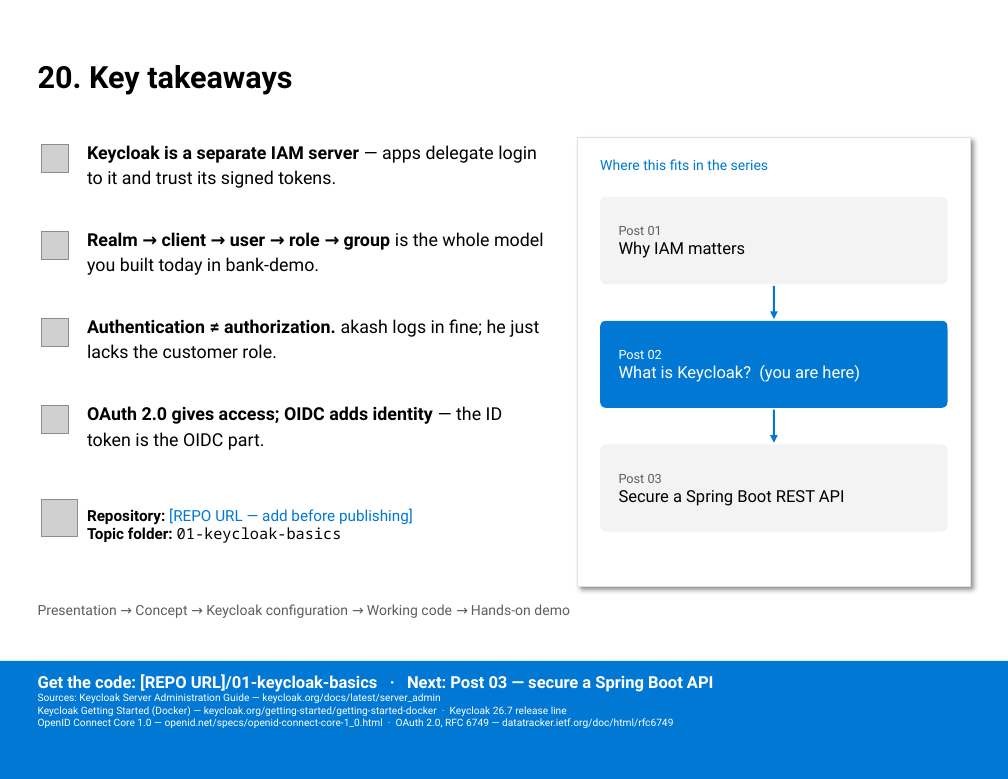
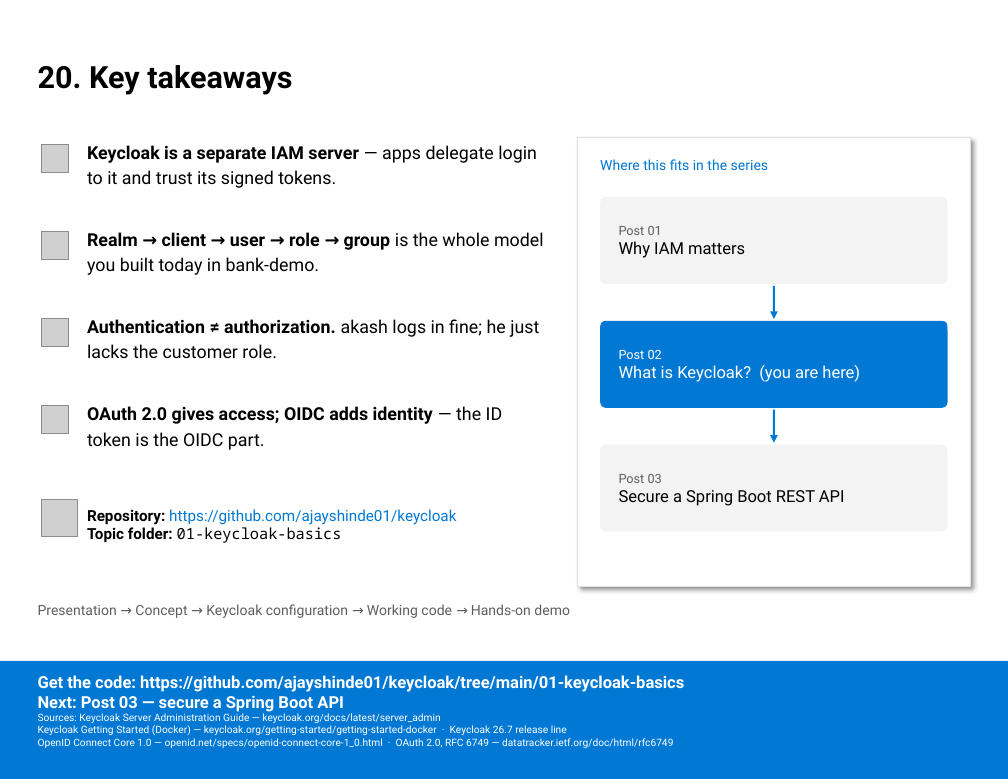
Before and after one commit to ajayshinde01/keycloak, a slide deck: slide 20 of 01-keycloak-basics/what-is-keycloak.pptx. Drawn at 1008x779 pixels with LibreOffice and Linux fonts; fonts in the diff are those of the drawing; grey boxes stand for pictures. Boxes give left, top, right and bottom in pixels: in the first picture for what was removed or moved away, otherwise in the second. Text is boxed around its words. In the diff, an @@ line names an element or a change of style, - is before the commit and + after.

Commit message:
updated the github links

```diff
--- a/01-keycloak-basics/what-is-keycloak.pptx
+++ b/01-keycloak-basics/what-is-keycloak.pptx
@@ text at bbox=[87, 509, 456, 525]: text changed @@
-Repository: [REPO URL — add before publishing]
+Repository: https://github.com/ajayshinde01/keycloak
@@ text at bbox=[38, 675, 684, 712]: text changed @@
-Get the code: [REPO URL]/01-keycloak-basics · Next: Post 03 — secure a Spring Boot API
+Get the code: https://github.com/ajayshinde01/keycloak/tree/main/01-keycloak-basics
+Next: Post 03 — secure a Spring Boot API
```
Also in this commit, not shown: 2 other slides changed.
